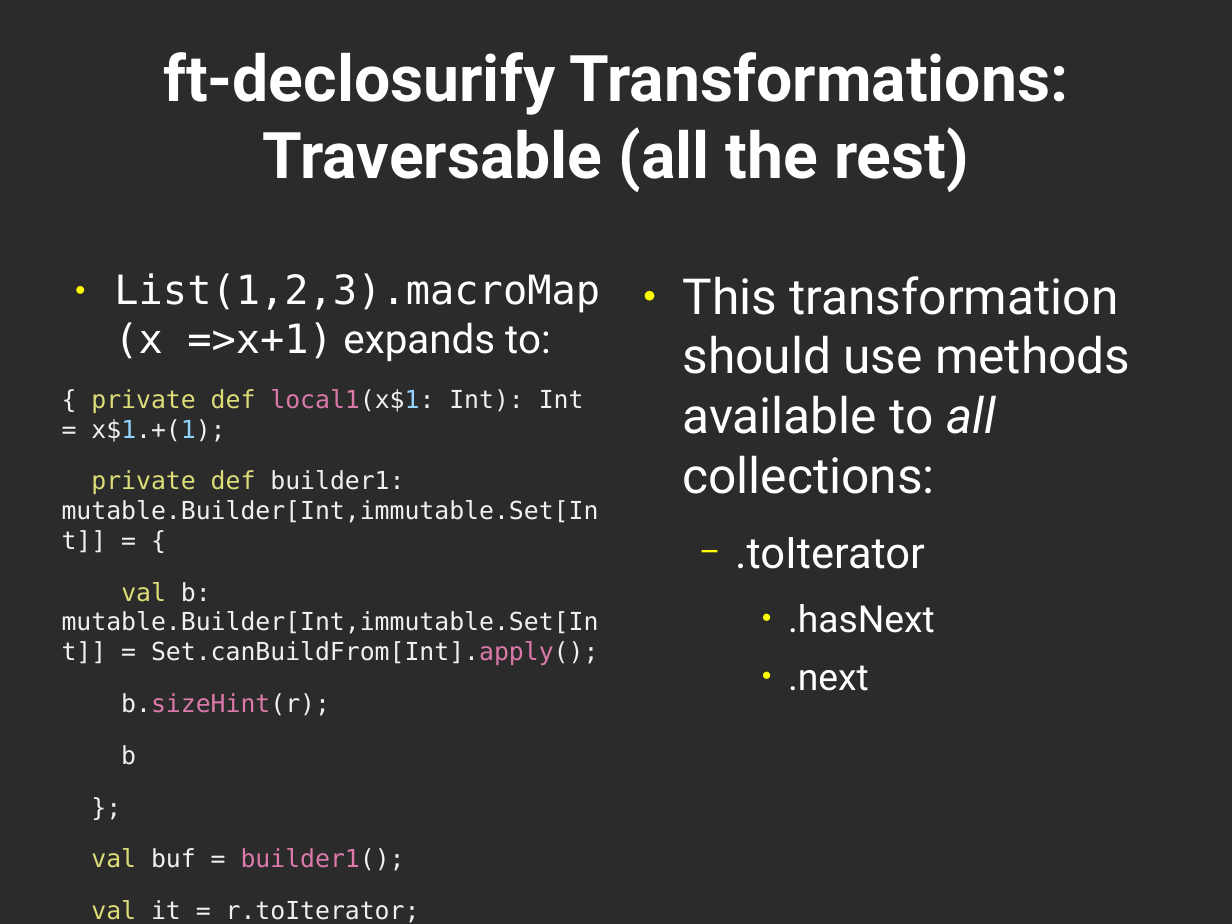
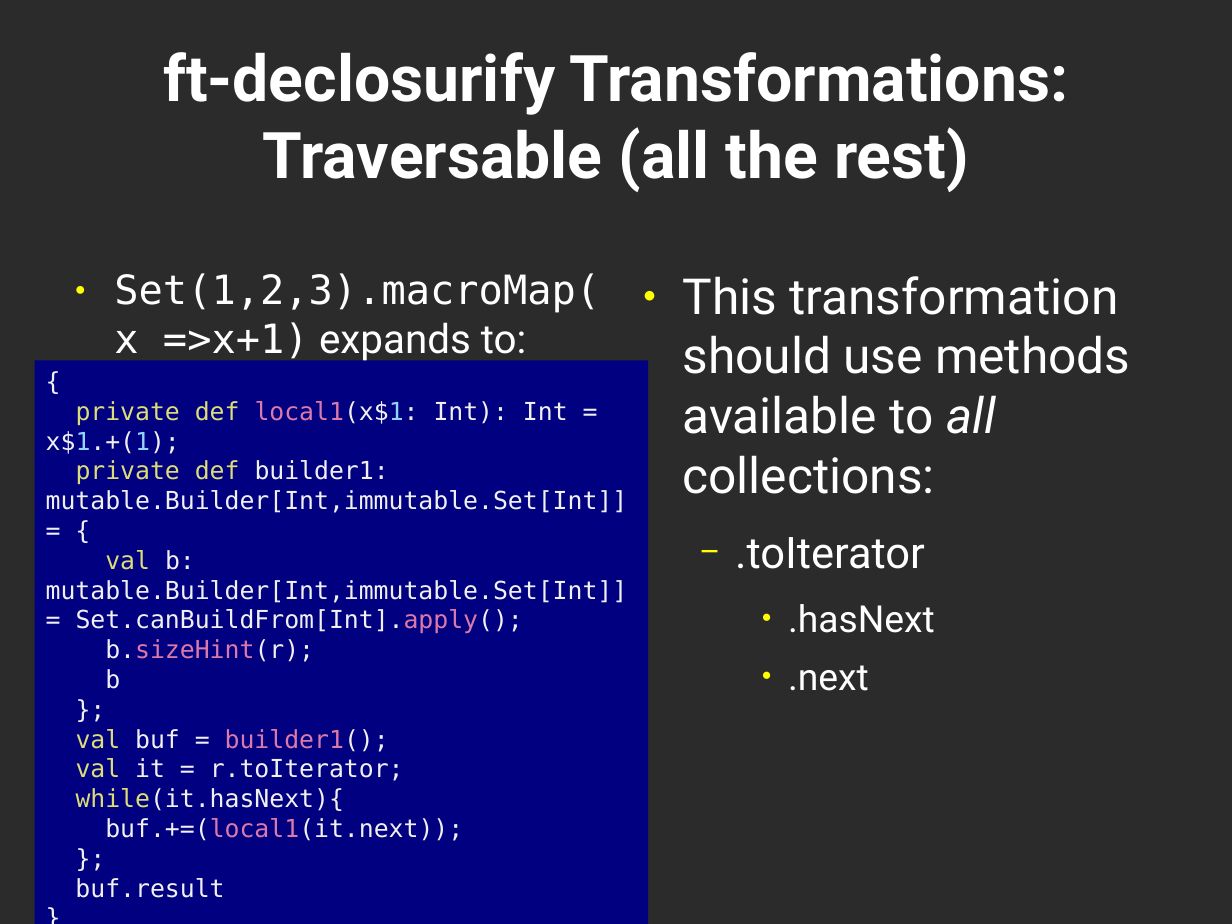
Before and after one commit to geo-kollias/msc-thesis-tex, a slide deck: slide 19 of geokollias_msc_thesis_pres.odp. Drawn at 1232x924 pixels with LibreOffice and Linux fonts; fonts in the diff are those of the drawing; background and template pictures are left out; a plain dark background stands for a picture behind light text. Boxes give left, top, right and bottom in pixels: in the first picture for what was removed or moved away, otherwise in the second. Text is boxed around its words. In the diff, an @@ line names an element or a change of style, - is before the commit and + after.

Commit message:
moved all code listings to text boxes

```diff
--- a/geokollias_msc_thesis_pres.odp
+++ b/geokollias_msc_thesis_pres.odp
@@ text added at [114,273,600,363], 26 pt, text #FFFFFF @@
+● Set(1,2,3).macroMap(x =>x+1) expands to:
@@ rectangle "{": place and size @@
-rectangle "{" at [62,273,600,923]
+rectangle "{" at [35,360,648,924]
@@ rectangle "{" at [35,360,648,924]: fill none to #000080 @@
@@ text in rectangle at [46,401,568,454]: text changed; text colour #FFFFFF to #F0F0F0 @@
-● List(1,2,3).macroMap(x =>x+1) expands to:
-{ private def local1(x$1: Int): Int = x$1.+(1);
+{
+private def local1(x$1: Int): Int = x$1.+(1);
@@ text in rectangle at [46,460,628,898]: less space between paragraphs @@
```
Also in this commit, not shown: 8 other slides changed.
